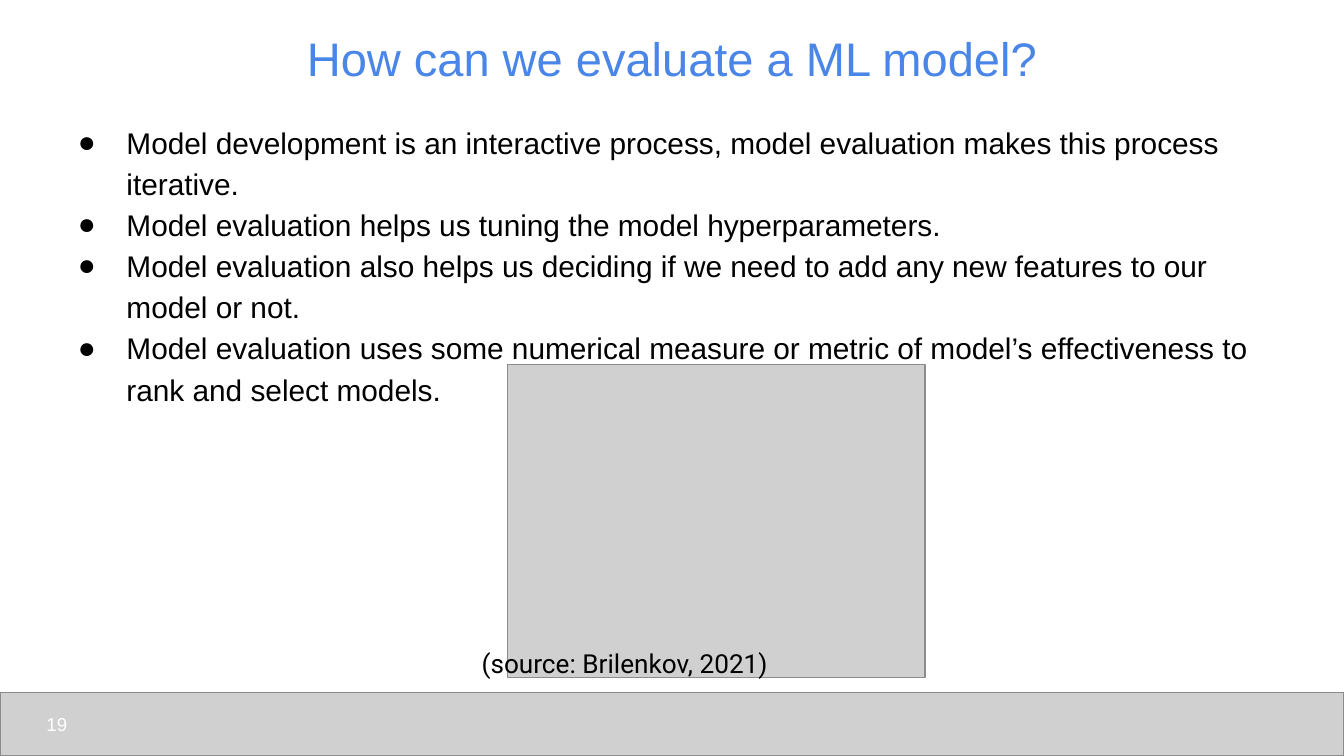
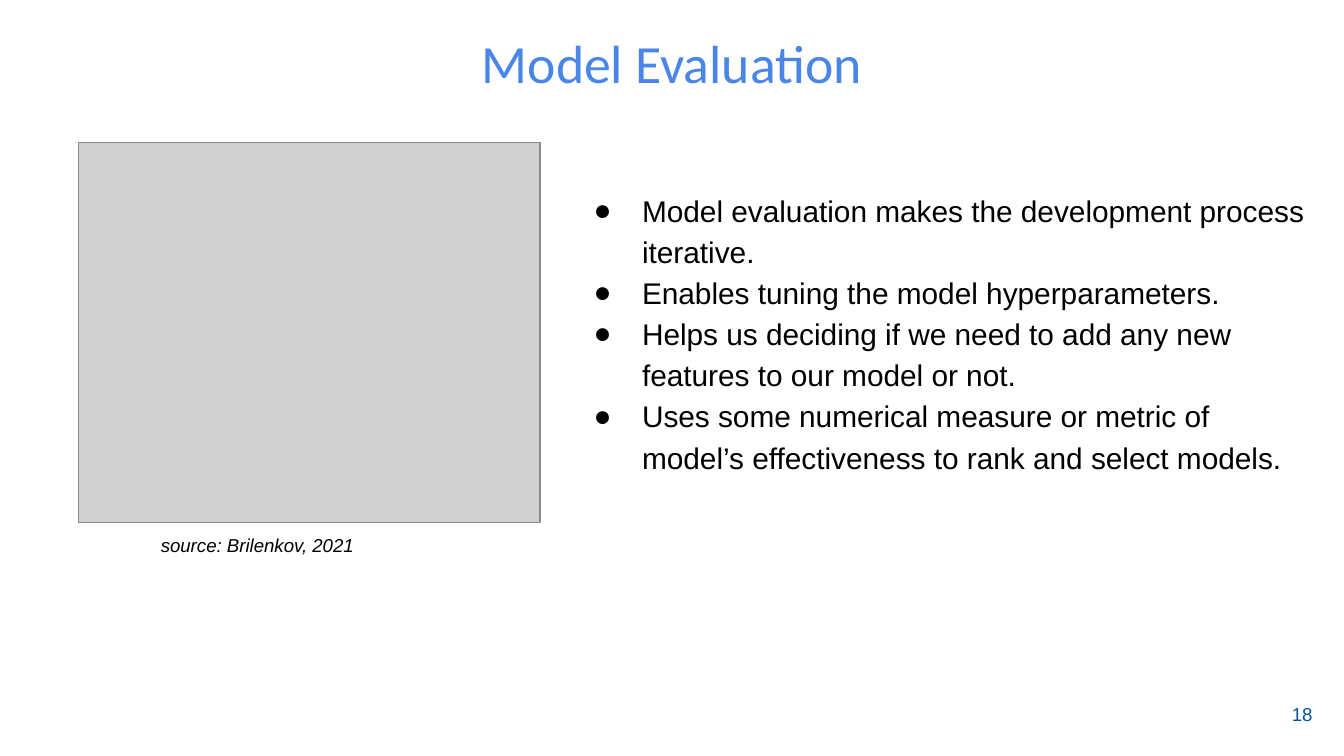
Before and after one commit to udel-cbcb/NIGMS-Sandbox-UD, a slide deck: slide 19 of Submodule_4/Lectures/Submodule_4_Lecture_1_ML_Models_and_Model_Evaluation.pptx. Drawn at 1344x756 pixels with LibreOffice and Linux fonts; fonts in the diff are those of the drawing; grey boxes stand for pictures; background and template pictures are left out. Boxes give left, top, right and bottom in pixels: in the first picture for what was removed or moved away, otherwise in the second. Text is boxed around its words. In the diff, an @@ line names an element or a change of style, - is before the commit and + after.

```diff
--- a/Submodule_4/Lectures/Submodule_4_Lecture_1_ML_Models_and_Model_Evaluation.pptx
+++ b/Submodule_4/Lectures/Submodule_4_Lecture_1_ML_Models_and_Model_Evaluation.pptx
@@ title at box(482, 45, 861, 84): text changed; size 25.2 to 28.8 pt; font Arial to Calibri @@
-How can we evaluate a ML model?
+Model Evaluation
@@ picture: place and size @@
-picture at box(508, 364, 926, 677)
+picture at box(78, 142, 539, 523)
@@ text at box(642, 200, 1304, 470): text changed @@
-● Model development is an interactive process, model evaluation makes this process iterative.
-● Model evaluation helps us tuning the model hyperparameters.
-● Model evaluation also helps us deciding if we need to add any new features to our model or not.
-● Model evaluation uses some numerical measure or metric of model’s effectiveness to rank and select models.
+● Model evaluation makes the development process iterative.
+● Enables tuning the model hyperparameters.
+● Helps us deciding if we need to add any new features to our model or not.
+● Uses some numerical measure or metric of model’s effectiveness to rank and select models.
@@ text at box(161, 538, 353, 555): text changed; size 14 to 10 pt; font Roboto to Arial; italic on @@
-(source: Brilenkov, 2021)
+source: Brilenkov, 2021
@@ picture removed at box(0, 692, 1344, 755) @@
@@ page number removed at box(46, 718, 67, 731) @@
-19
@@ page number added at box(1292, 708, 1313, 721), 10 pt, text #00539F @@
+18
```
Also in this commit, not shown: 19 other slides changed, 7 slides added, 8 slides removed, 7 other files.
